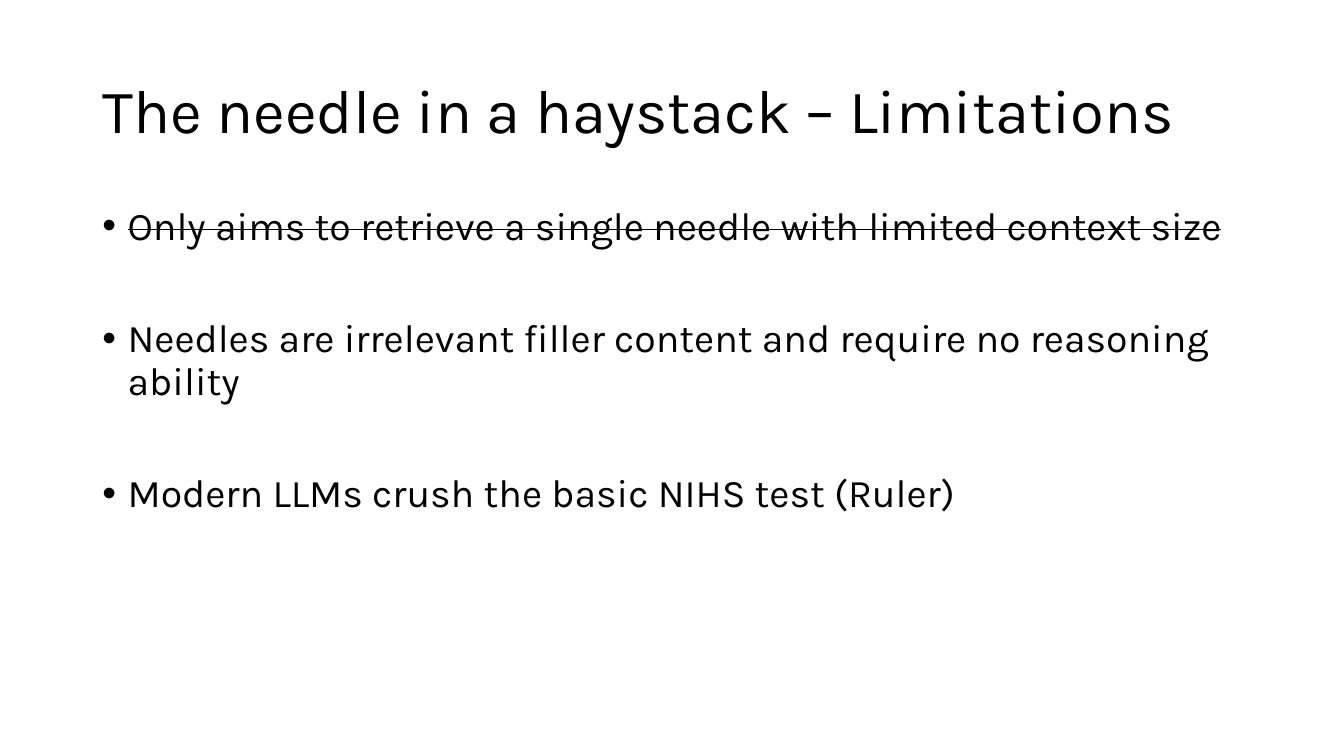
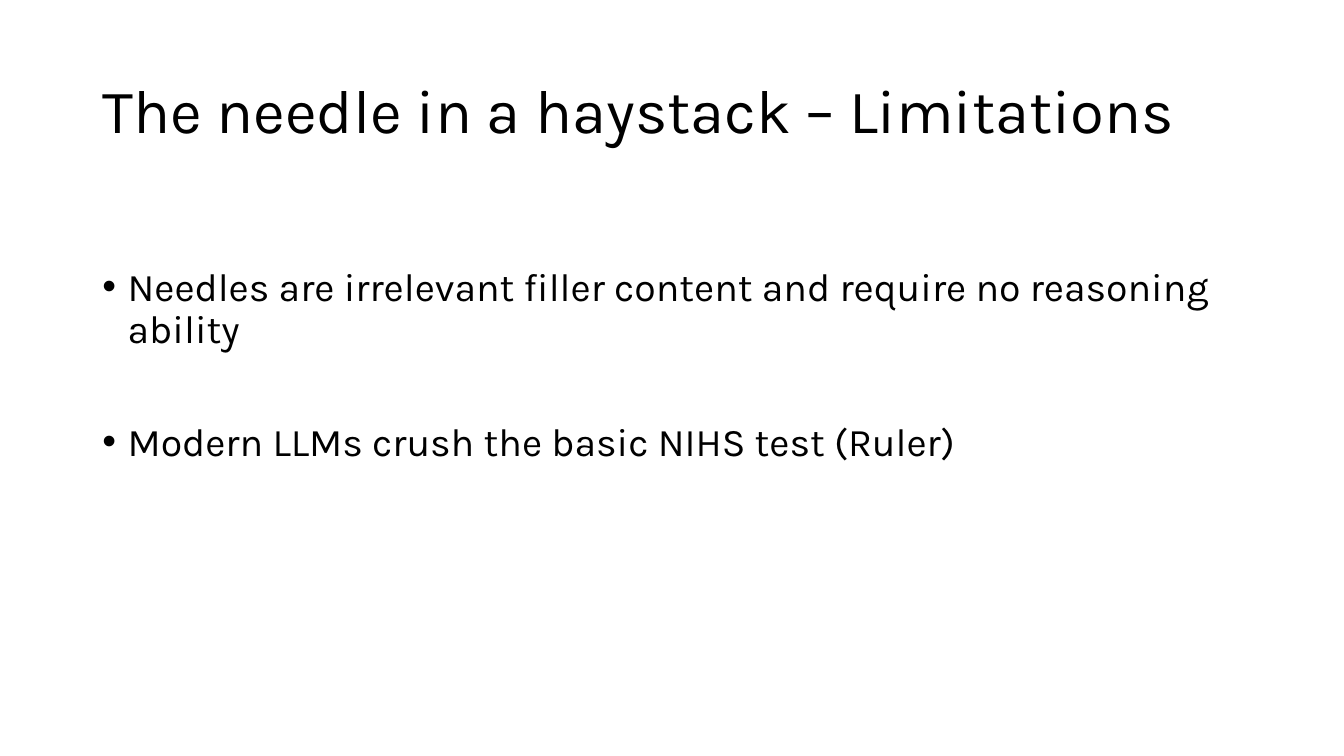
Before and after one commit to st156832/RAML-seminar, a slide deck: slide 10 of RAML-seminar.pptx. Drawn at 1344x756 pixels with LibreOffice and Linux fonts; fonts in the diff are those of the drawing. Boxes give left, top, right and bottom in pixels: in the first picture for what was removed or moved away, otherwise in the second. Text is boxed around its words. In the diff, an @@ line names an element or a change of style, - is before the commit and + after.

Commit message:
update pptx

```diff
--- a/RAML-seminar.pptx
+++ b/RAML-seminar.pptx
@@ text at (x1=128, y1=213, x2=1222, y2=250): paragraph removed @@
-• Only aims to retrieve a single needle with limited context size
```
